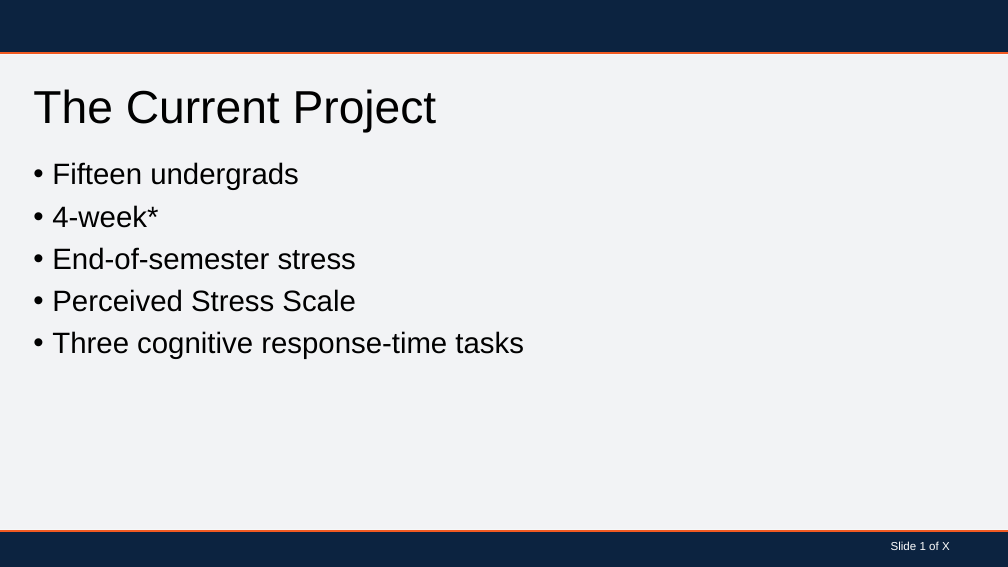
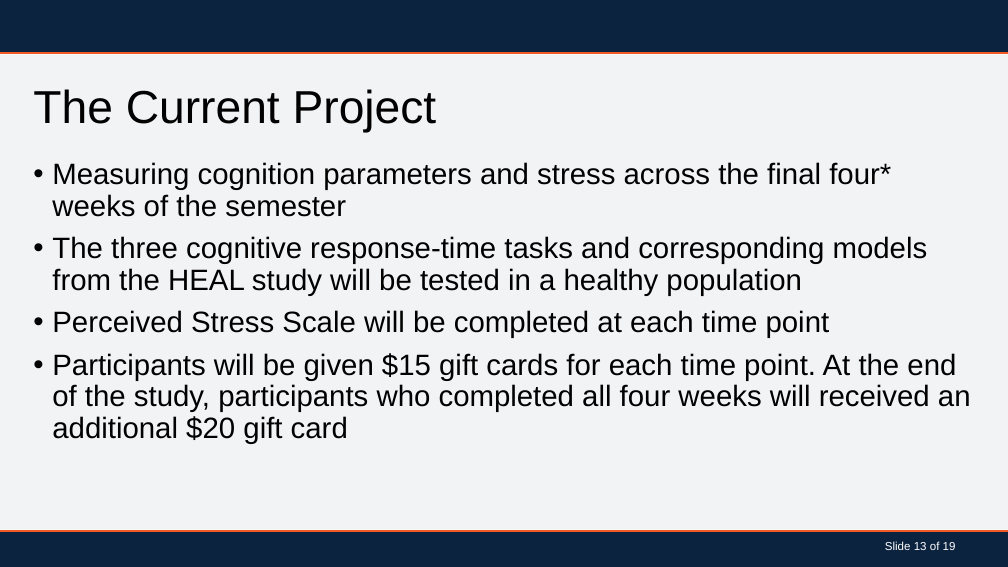
Before and after one commit to BLScheuler/Dissertation, a slide deck: slide 14 of Dissertation_PowerPoint.pptx (slide 7 before the commit). Drawn at 1008x567 pixels with LibreOffice and Linux fonts; fonts in the diff are those of the drawing; background and template pictures are left out. Boxes give left, top, right and bottom in pixels: in the first picture for what was removed or moved away, otherwise in the second. Text is boxed around its words. In the diff, an @@ line names an element or a change of style, - is before the commit and + after.

Commit message:
PowerPoint

```diff
--- a/Dissertation_PowerPoint.pptx
+++ b/Dissertation_PowerPoint.pptx
@@ text at (x1=52, y1=162, x2=971, y2=444): text changed @@
-• Fifteen undergrads
-• 4-week*
-• End-of-semester stress
-• Perceived Stress Scale
-• Three cognitive response-time tasks
+• Measuring cognition parameters and stress across the final four* weeks of the semester
+• The three cognitive response-time tasks and corresponding models from the HEAL study will be tested in a healthy population
+• Perceived Stress Scale will be completed at each time point
+• Participants will be given $15 gift cards for each time point. At the end of the study, participants who completed all four weeks will received an additional $20 gift card
@@ text at (x1=885, y1=541, x2=956, y2=550): text changed @@
-Slide 1 of X
+Slide 13 of 19
```
Also in this commit, not shown: 11 other slides changed, 7 slides added.
